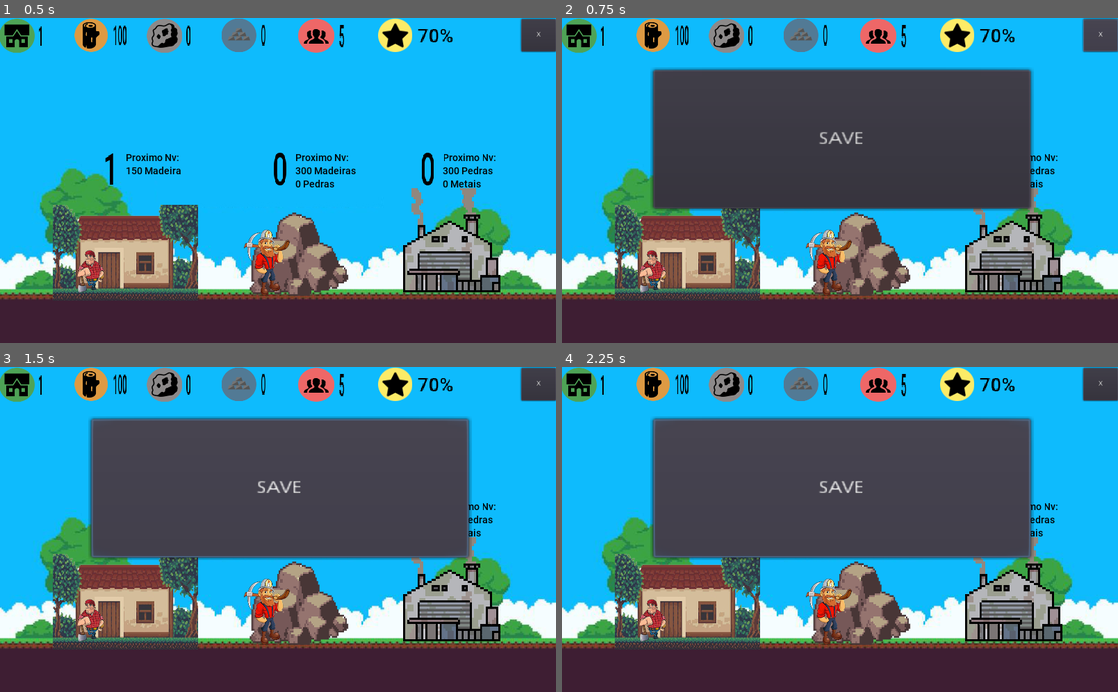
Above: before the commit, frames 1-4 (two rows, left to right).
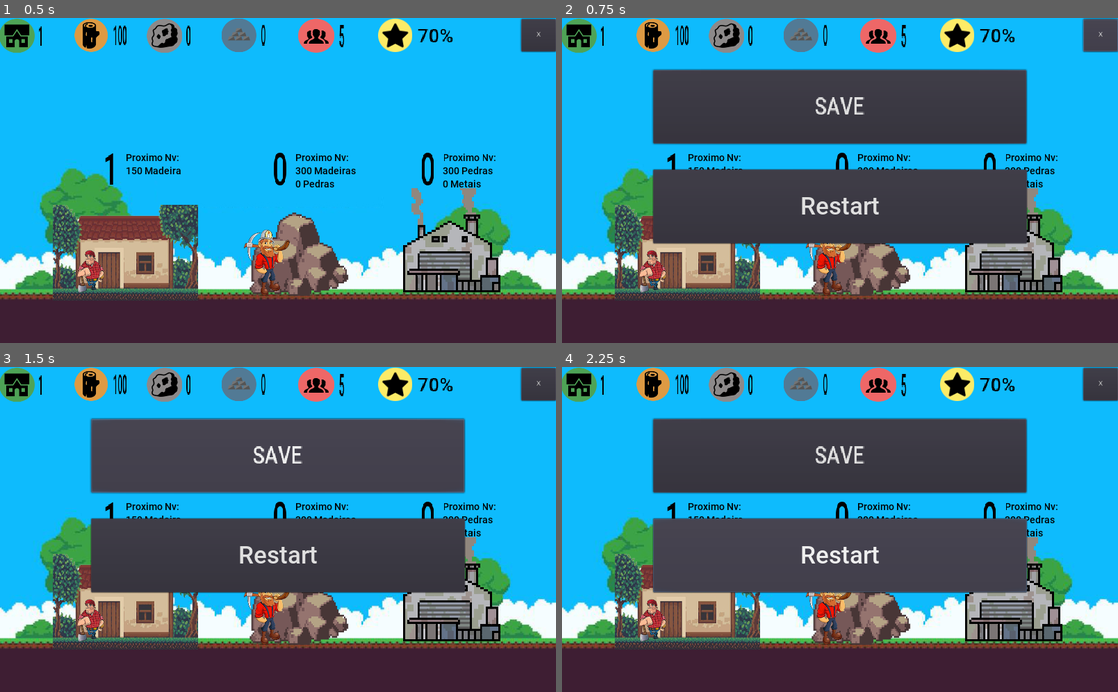
Above: after the commit, the same moments.

Repository: biscoitoniki/Civilization-Reborn
Game: Godot game, scene res://Cenas/Colonia.tscn
Same seed, same stepped clock (60 frames per second), same inputs: the game is played once before the commit and once after it.
Inputs (mouse positions are in pixels of both pictures, inside the frame that each line leads up to):
- Up to frame 1 (0.5 s): no input
- Up to frame 2 (0.75 s): click "X" at 0.5 s
- Up to frame 3 (1.5 s): click "SAVE" at 1.25 s
- Up to frame 4 (2.25 s): click (840, 555) at 2 s, where only the run after the commit has a clickable "Restart"

Frame 1 is identical in both runs. In frame 2, 14% of the frame differs, in the area x 15-85%, y 15-70%; in frame 3, 15%; in frame 4, 15%.

Commit message:
Atualização

Diff:
--- a/Cenas/Colonia.gd
+++ b/Cenas/Colonia.gd
@@ -56,13 +56,14 @@
 
 
 func _on_Automatic_save_timeout():
-	ResourceSaver.save("res://Saves/save.tres", slot_load)
+	#ResourceSaver.save("res://Saves/save.tres", slot_load)
 	$Automatic_save.set_wait_time(300)
 	$Automatic_save.start()
 
 
 func _on_Button_pressed():
 	$Save.visible = not $Save.visible
+	$RestarButton.visible = not $RestarButton.visible
 
 func _on_eventTrigger_timeout():
 
--- a/Cenas/Colonia.tscn
+++ b/Cenas/Colonia.tscn
@@ -32,29 +32,37 @@
 font_data = ExtResource( 6 )
 
 [sub_resource type="DynamicFont" id=5]
+size = 32
+font_data = ExtResource( 6 )
+
+[sub_resource type="DynamicFont" id=6]
+size = 45
+font_data = ExtResource( 6 )
+
+[sub_resource type="DynamicFont" id=7]
 size = 20
 font_data = ExtResource( 6 )
 
-[sub_resource type="DynamicFont" id=6]
+[sub_resource type="DynamicFont" id=8]
 size = 18
 font_data = ExtResource( 6 )
 
-[sub_resource type="DynamicFont" id=7]
+[sub_resource type="DynamicFont" id=9]
 size = 18
 font_data = ExtResource( 6 )
 
-[sub_resource type="DynamicFont" id=8]
+[sub_resource type="DynamicFont" id=10]
 size = 20
 font_data = ExtResource( 6 )
 
-[sub_resource type="DynamicFont" id=9]
-font_data = ExtResource( 6 )
-
-[sub_resource type="DynamicFont" id=10]
+[sub_resource type="DynamicFont" id=11]
+font_data = ExtResource( 6 )
+
+[sub_resource type="DynamicFont" id=12]
 size = 75
 font_data = ExtResource( 6 )
 
-[sub_resource type="DynamicFont" id=11]
+[sub_resource type="DynamicFont" id=13]
 size = 38
 font_data = ExtResource( 6 )
 
@@ -306,77 +314,6 @@
 "_edit_use_anchors_": false
 }
 
-[node name="Save" type="Button" parent="."]
-visible = false
-margin_left = 168.0
-margin_top = 96.0
-margin_right = 424.0
-margin_bottom = 210.0
-rect_scale = Vector2( 2.71596, 2.24334 )
-text = "SAVE"
-__meta__ = {
-"_edit_use_anchors_": false
-}
-
-[node name="Tickes" type="Timer" parent="."]
-
-[node name="Automatic_save" type="Timer" parent="."]
-wait_time = 300.0
-autostart = true
-
-[node name="defesaEsquerda" type="Sprite" parent="."]
-position = Vector2( 16, 440 )
-
-[node name="defesaDireita" type="Sprite" parent="."]
-position = Vector2( 1008, 440 )
-
-[node name="eventTrigger" type="Timer" parent="."]
-wait_time = 30.0
-autostart = true
-
-[node name="backEvent" type="Sprite" parent="."]
-visible = false
-modulate = Color( 0, 0, 0, 1 )
-position = Vector2( 512, 312 )
-scale = Vector2( 0.880004, 0.88 )
-texture = ExtResource( 13 )
-
-[node name="textEvent" type="Label" parent="."]
-visible = false
-margin_left = 192.0
-margin_top = 112.0
-margin_right = 832.0
-margin_bottom = 224.0
-custom_fonts/font = SubResource( 5 )
-text = "TEXT"
-align = 1
-valign = 1
-__meta__ = {
-"_edit_use_anchors_": false
-}
-
-[node name="escolhaEsquerda" type="Button" parent="."]
-visible = false
-margin_left = 320.0
-margin_top = 256.0
-margin_right = 704.0
-margin_bottom = 320.0
-custom_fonts/font = SubResource( 6 )
-__meta__ = {
-"_edit_use_anchors_": false
-}
-
-[node name="escolhaDireita" type="Button" parent="."]
-visible = false
-margin_left = 320.0
-margin_top = 384.0
-margin_right = 704.0
-margin_bottom = 450.0
-custom_fonts/font = SubResource( 7 )
-__meta__ = {
-"_edit_use_anchors_": false
-}
-
 [node name="menuSave" type="Button" parent="."]
 margin_left = 960.0
 margin_top = 2.03463
@@ -387,13 +324,97 @@
 "_edit_use_anchors_": false
 }
 
+[node name="Save" type="Button" parent="."]
+visible = false
+margin_left = 168.0
+margin_top = 96.0
+margin_right = 769.0
+margin_bottom = 193.0
+rect_scale = Vector2( 1.14382, 1.40184 )
+custom_fonts/font = SubResource( 5 )
+text = "SAVE"
+__meta__ = {
+"_edit_use_anchors_": false
+}
+
+[node name="RestarButton" type="Button" parent="."]
+visible = false
+margin_left = 168.0
+margin_top = 280.0
+margin_right = 856.0
+margin_bottom = 416.0
+custom_fonts/font = SubResource( 6 )
+text = "Restart"
+__meta__ = {
+"_edit_use_anchors_": false
+}
+
+[node name="Tickes" type="Timer" parent="."]
+
+[node name="Automatic_save" type="Timer" parent="."]
+wait_time = 300.0
+autostart = true
+
+[node name="defesaEsquerda" type="Sprite" parent="."]
+position = Vector2( 16, 440 )
+
+[node name="defesaDireita" type="Sprite" parent="."]
+position = Vector2( 1008, 440 )
+
+[node name="eventTrigger" type="Timer" parent="."]
+wait_time = 30.0
+autostart = true
+
+[node name="backEvent" type="Sprite" parent="."]
+visible = false
+modulate = Color( 0, 0, 0, 1 )
+position = Vector2( 512, 312 )
+scale = Vector2( 0.880004, 0.88 )
+texture = ExtResource( 13 )
+
+[node name="textEvent" type="Label" parent="."]
+visible = false
+margin_left = 192.0
+margin_top = 112.0
+margin_right = 832.0
+margin_bottom = 224.0
+custom_fonts/font = SubResource( 7 )
+text = "TEXT"
+align = 1
+valign = 1
+__meta__ = {
+"_edit_use_anchors_": false
+}
+
+[node name="escolhaEsquerda" type="Button" parent="."]
+visible = false
+margin_left = 320.0
+margin_top = 256.0
+margin_right = 704.0
+margin_bottom = 320.0
+custom_fonts/font = SubResource( 8 )
+__meta__ = {
+"_edit_use_anchors_": false
+}
+
+[node name="escolhaDireita" type="Button" parent="."]
+visible = false
+margin_left = 320.0
+margin_top = 384.0
+margin_right = 704.0
+margin_bottom = 450.0
+custom_fonts/font = SubResource( 9 )
+__meta__ = {
+"_edit_use_anchors_": false
+}
+
 [node name="respostaEvent" type="Label" parent="."]
 visible = false
 margin_left = 64.0
 margin_top = 272.0
 margin_right = 448.0
 margin_bottom = 336.0
-custom_fonts/font = SubResource( 8 )
+custom_fonts/font = SubResource( 10 )
 align = 1
 valign = 1
 __meta__ = {
Not shown: 5 places in Cenas/Colonia.tscn that only renumber resources
